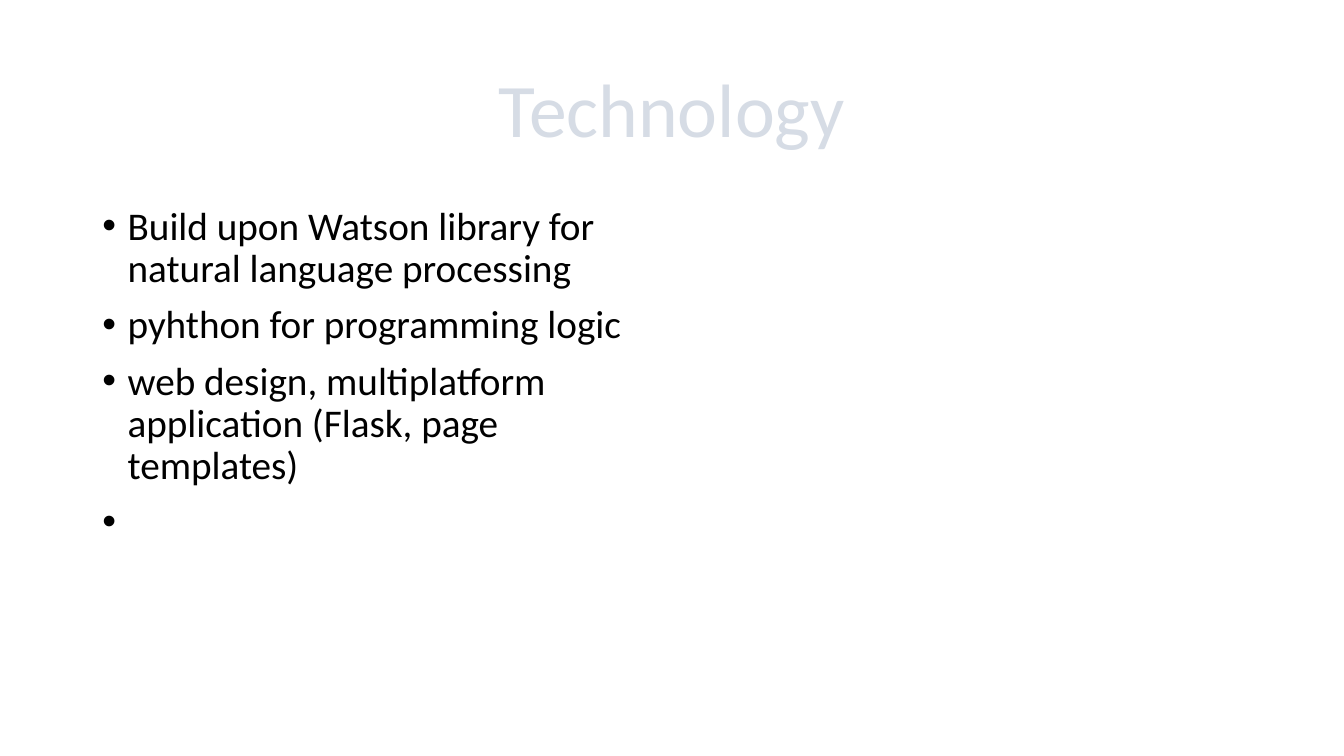
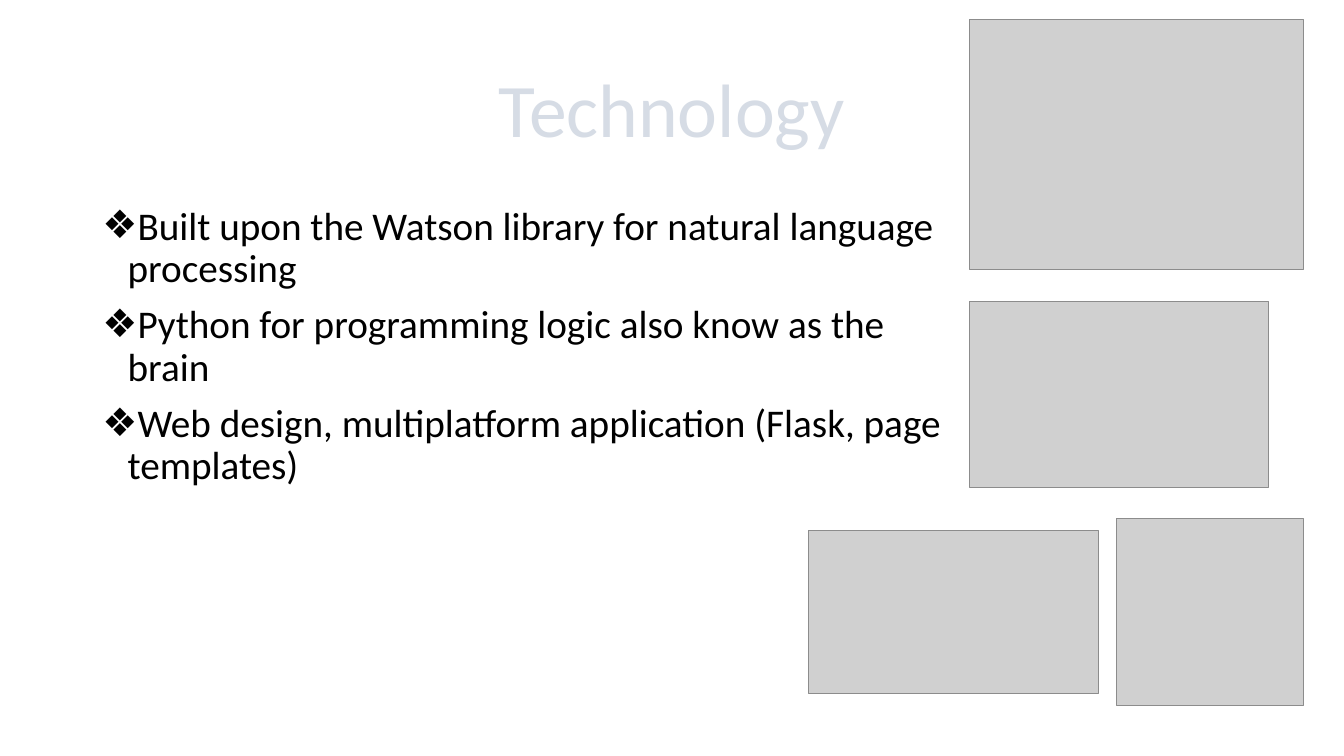
Before and after one commit to Superanjali/flaskQnAndForm, a slide deck: slide 6 of Sciencer.pptx. Drawn at 1344x756 pixels with LibreOffice and Linux fonts; fonts in the diff are those of the drawing; grey boxes stand for pictures. Boxes give left, top, right and bottom in pixels: in the first picture for what was removed or moved away, otherwise in the second. Text is boxed around its words. In the diff, an @@ line names an element or a change of style, - is before the commit and + after.

```diff
--- a/Sciencer.pptx
+++ b/Sciencer.pptx
@@ picture added at <box>970,19,1304,269</box> @@
@@ text at <box>128,212,941,486</box>: text changed @@
-• Build upon Watson library for natural language processing
-• pyhthon for programming logic
-• web design, multiplatform application (Flask, page templates)
+❖ Built upon the Watson library for natural language processing
+❖ Python for programming logic also know as the brain
+❖ Web design, multiplatform application (Flask, page templates)
@@ picture added at <box>970,301,1269,487</box> @@
@@ picture added at <box>809,531,1099,694</box> @@
@@ picture added at <box>1117,519,1304,706</box> @@
```
Also in this commit, not shown: 5 other slides changed.
